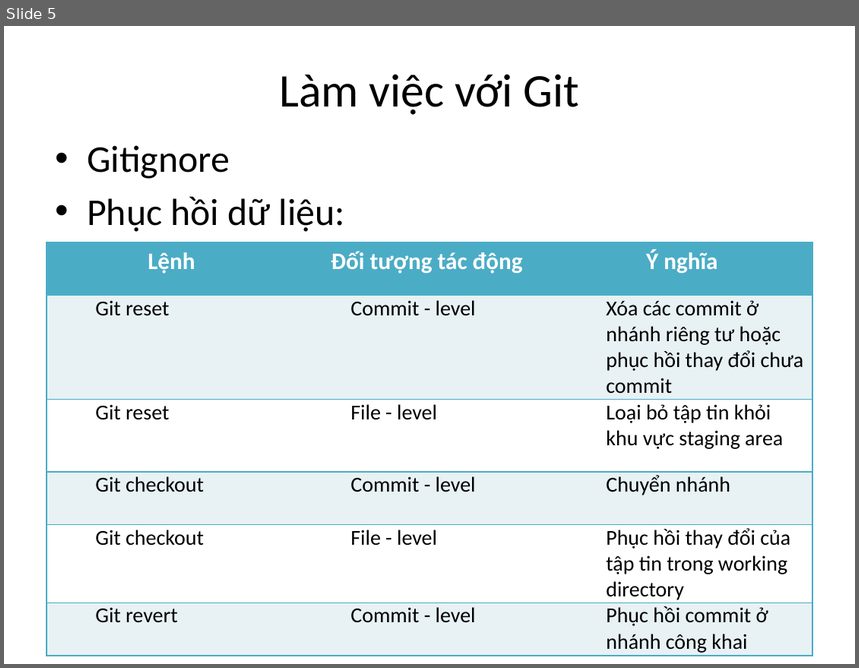
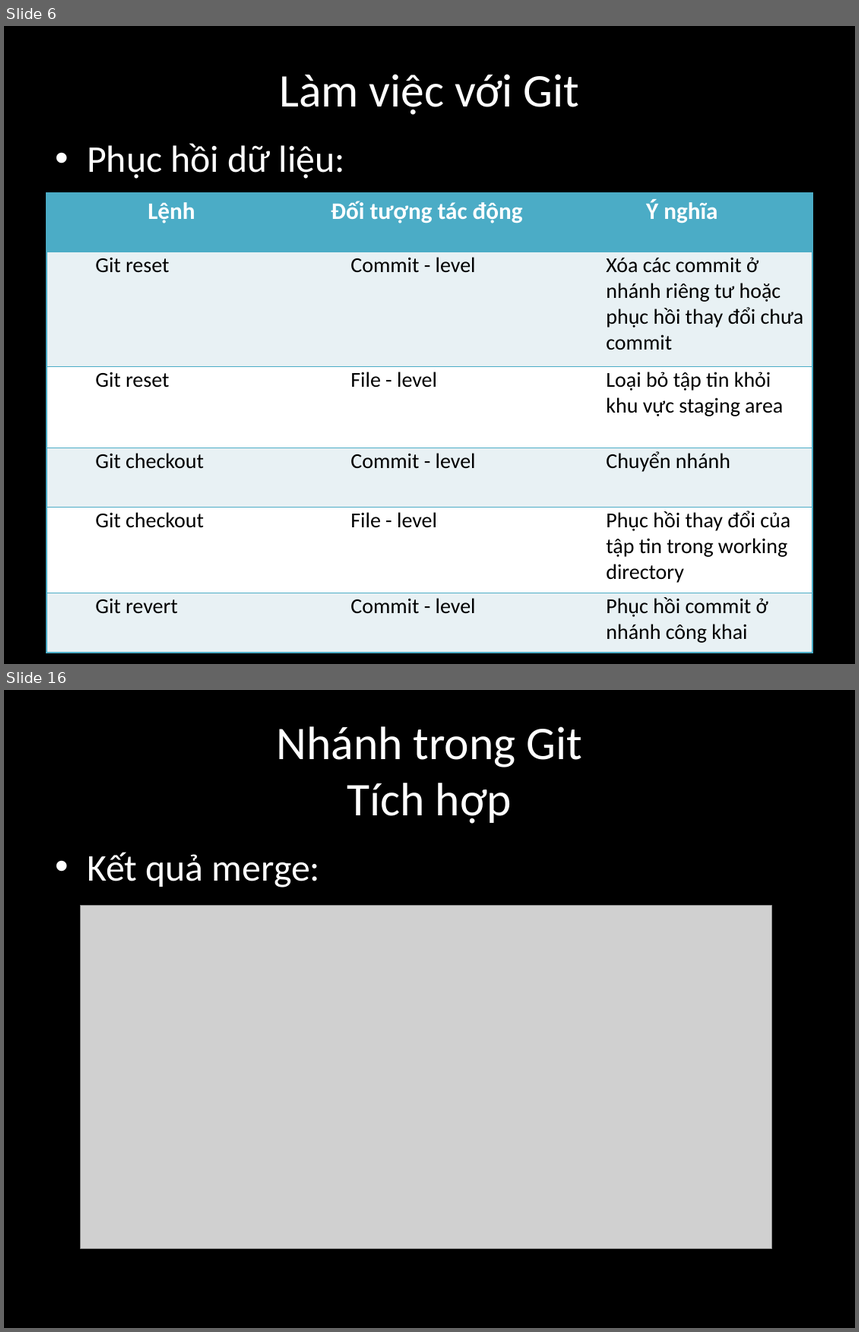
Before and after one commit to ducha228/Seminar, a slide deck: Seminar Git HaND/Seminar_Git_Slide.pptx. Shown one above the other, each under a label of ours: slide 5 before the commit, slides 6 and 16 after it; the slides between them are not shown. The pictures are 859x668 and 859x1332 pixels, drawn with LibreOffice and Linux fonts; fonts in the diff are those of the drawing; grey boxes stand for pictures. Boxes give left, top, right and bottom in pixels: in the first picture for what was removed or moved away, otherwise in the second. Text is boxed around its words. In the diff, an @@ line names an element or a change of style, - is before the commit and + after.

```diff
--- a/Seminar Git HaND/Seminar_Git_Slide.pptx
+++ b/Seminar Git HaND/Seminar_Git_Slide.pptx
@@ slide 16 added at box(4, 690, 855, 1328), background #000000 @@
@@ title added at box(277, 726, 582, 824), 39.6 pt, text #FFFFFF @@
+Nhánh trong Git
+Tích hợp
@@ text added at box(87, 852, 320, 888), 32 pt, text #FFFFFF @@
+• Kết quả merge:
@@ picture added at box(81, 905, 772, 1249) @@
@@ what was slide 5 is now slide 6 @@
@@ slide 6 changed as well @@
@@ background #FFFFFF to #000000 @@
@@ title "Làm việc với Git" at box(279, 74, 579, 115): text colour #000000 to #FFFFFF @@
@@ text "Phục hồi dữ liệu:" at box(87, 143, 345, 179): text colour #000000 to #FFFFFF @@
@@ text at box(87, 145, 230, 179): paragraph removed @@
-• Gitignore
@@ table: place and size @@
-table at box(47, 243, 813, 656)
+table at box(47, 193, 813, 652)
```
Also in this commit, not shown: 5 other slides changed, 16 other slides added, 1 slide removed, 1 other file.
